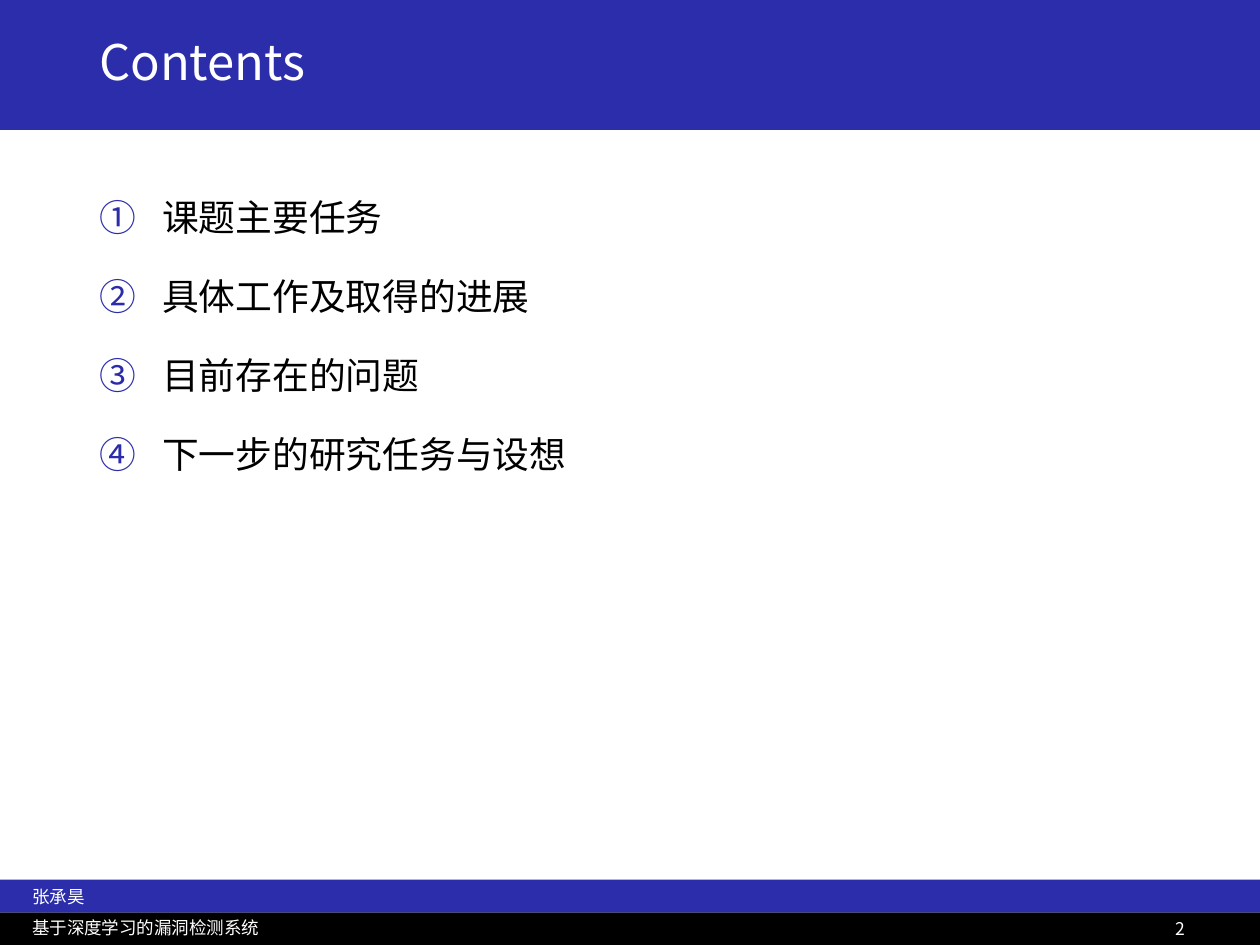
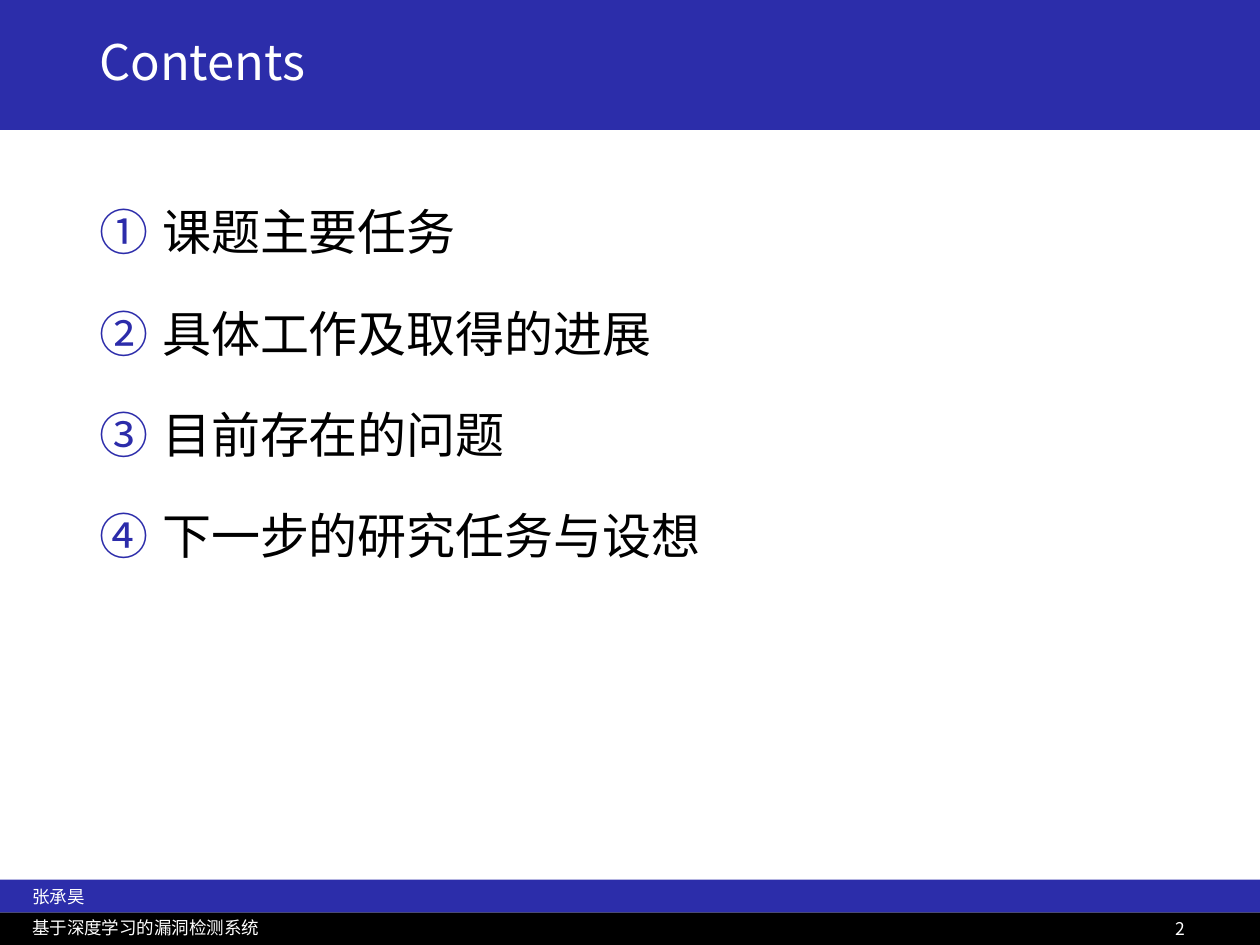
Before and after one commit to IzayoiSakuye/DLwvs, a slide deck: slide 2 of 答辩ppt.pptx. Drawn at 1260x945 pixels with LibreOffice and Linux fonts; fonts in the diff are those of the drawing. Boxes give left, top, right and bottom in pixels: in the first picture for what was removed or moved away, otherwise in the second. Text is boxed around its words. In the diff, an @@ line names an element or a change of style, - is before the commit and + after.

```diff
--- a/答辩ppt.pptx
+++ b/答辩ppt.pptx
@@ text "课题主要任务" at [162,209,700,558]: size 21 to 28 pt @@
```
Also in this commit, not shown: 5 other slides changed, 1 slide added, 1 slide removed, 9 other files.
